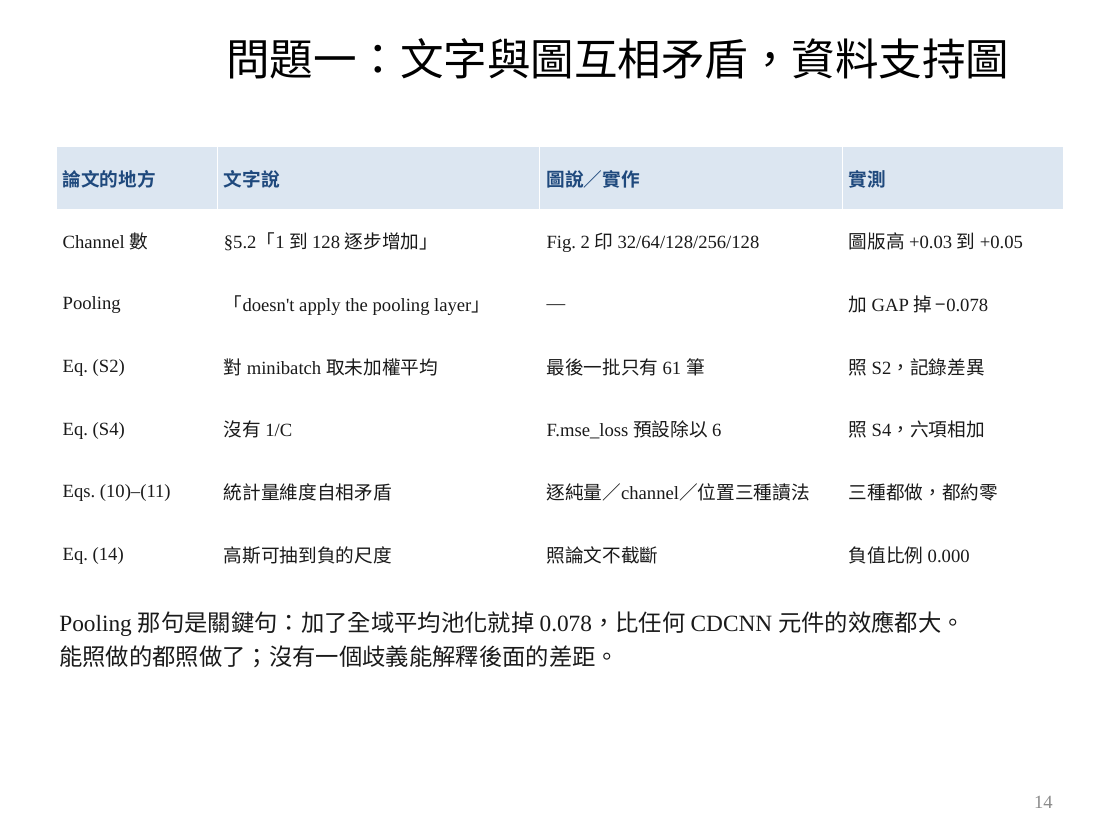
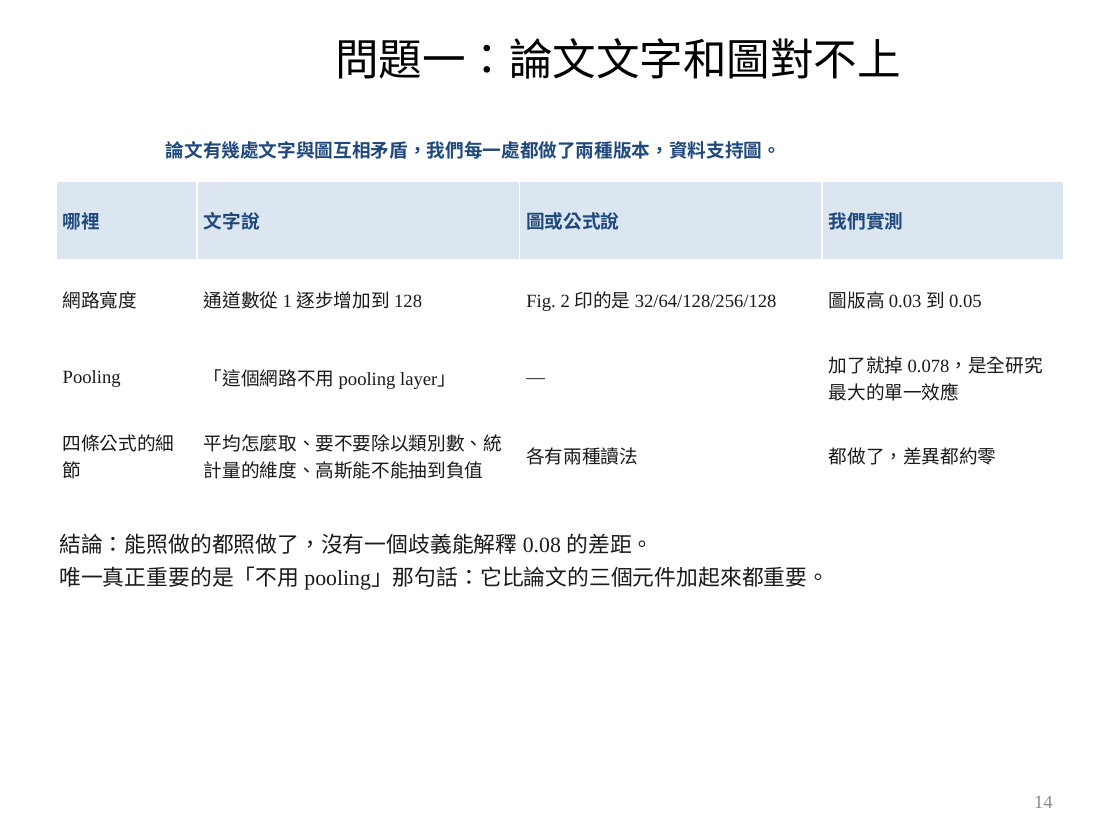
Before and after one commit to wintera1233/cdcnn, a slide deck: slide 14 of reports/09-22-merged.pptx. Drawn at 1120x840 pixels with LibreOffice and Linux fonts; fonts in the diff are those of the drawing; background and template pictures are left out. Boxes give left, top, right and bottom in pixels: in the first picture for what was removed or moved away, otherwise in the second. Text is boxed around its words. In the diff, an @@ line names an element or a change of style, - is before the commit and + after.

```diff
--- a/reports/09-22-merged.pptx
+++ b/reports/09-22-merged.pptx
@@ title at [335,38,900,79]: text changed @@
-問題一：文字與圖互相矛盾，資料支持圖
+問題一：論文文字和圖對不上
@@ text added at [166,141,781,159], 12 pt, text #1F497D, bold @@
+論文有幾處文字與圖互相矛盾，我們每一處都做了兩種版本，資料支持圖。
@@ table at [56,181,1064,495] @@
-row 1: 論文的地方 | 文字說 | 圖說／實作 | 實測
-row 2: Channel 數 | §5.2「1 到 128 逐步增加」 | Fig. 2 印 32/64/128/256/128 | 圖版高 +0.03 到 +0.05
-row 3: Pooling | 「doesn't apply the pooling layer」 | — | 加 GAP 掉 −0.078
-row 4: Eq. (S2) | 對 minibatch 取未加權平均 | 最後一批只有 61 筆 | 照 S2，記錄差異
-row 5: Eq. (S4) | 沒有 1/C | F.mse_loss 預設除以 6 | 照 S4，六項相加
-row 6: Eqs. (10)–(11) | 統計量維度自相矛盾 | 逐純量／channel／位置三種讀法 | 三種都做，都約零
-row 7: Eq. (14) | 高斯可抽到負的尺度 | 照論文不截斷 | 負值比例 0.000
+row 1: 哪裡 | 文字說 | 圖或公式說 | 我們實測
+row 2: 網路寬度 | 通道數從 1 逐步增加到 128 | Fig. 2 印的是 32/64/128/256/128 | 圖版高 0.03 到 0.05
+row 3: Pooling | 「這個網路不用 pooling layer」 | — | 加了就掉 0.078，是全研究最大的單一效應
+row 4: 四條公式的細節 | 平均怎麼取、要不要除以類別數、統計量的維度、高斯能不能抽到負值 | 各有兩種讀法 | 都做了，差異都約零
@@ table: place and size @@
-table at [56,147,1064,586]
+table at [56,181,1064,495]
@@ text at [59,533,829,590]: text changed; size 15 to 14 pt @@
-Pooling 那句是關鍵句：加了全域平均池化就掉 0.078，比任何 CDCNN 元件的效應都大。
-能照做的都照做了；沒有一個歧義能解釋後面的差距。
+結論：能照做的都照做了，沒有一個歧義能解釋 0.08 的差距。
+唯一真正重要的是「不用 pooling」那句話：它比論文的三個元件加起來都重要。
```
Also in this commit, not shown: 8 other slides changed, 6 slides added, 8 slides removed, 1 other file.
